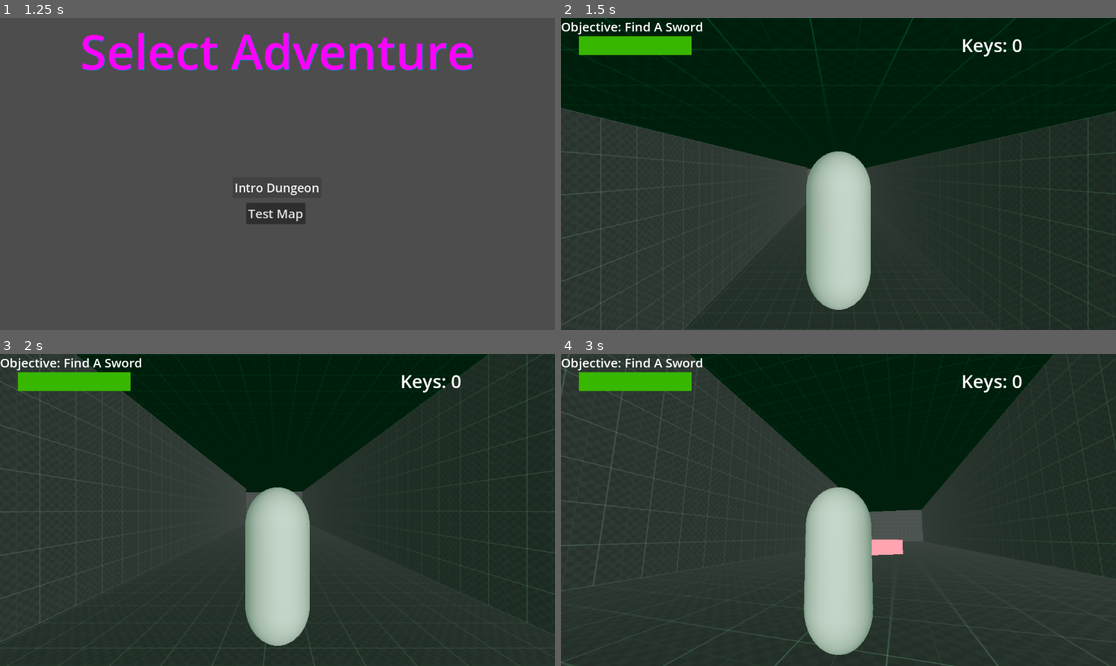
Above: before the commit, frames 1-4 (two rows, left to right).
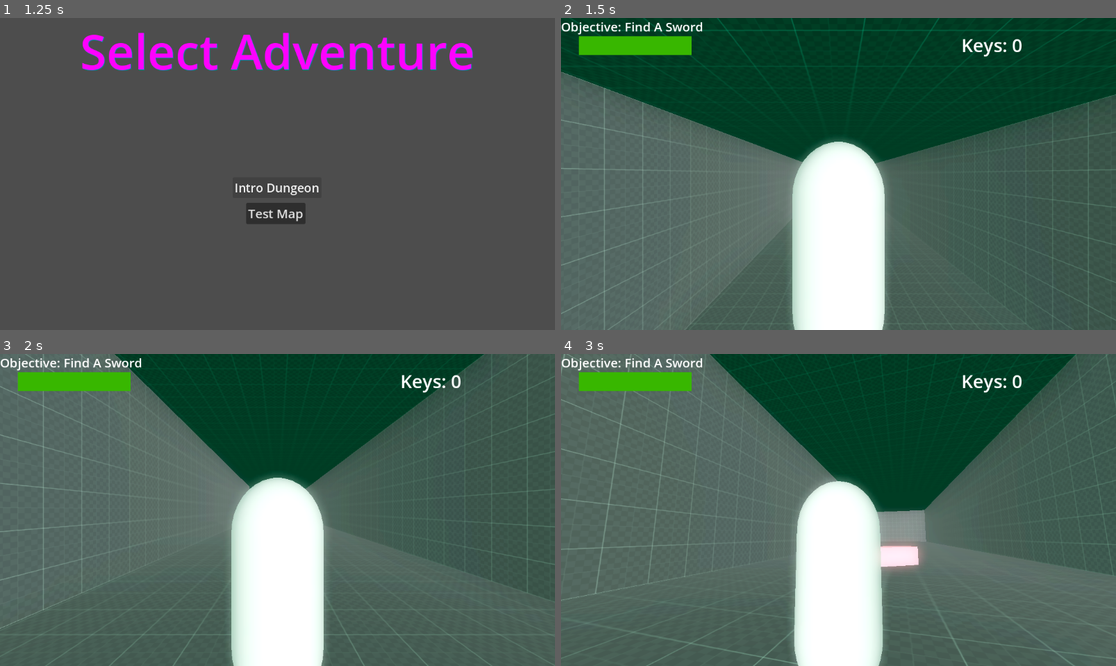
Above: after the commit, the same moments.

Repository: BogChampButAbetterDev/AST
Game: Godot game, scene res://Scenes/start_screen.tscn
The game is run twice, just before and just after one commit, with the same random seed, the same clock (stepped at 60 frames per second) and the same inputs.
Inputs (mouse positions are in pixels of both pictures, inside the frame that each line leads up to):
- Up to frame 1 (1.25 s): click "Start Adventure" at 0.5 s
- Up to frame 2 (1.5 s): click "Intro Dungeon" at 1.25 s
- Up to frame 3 (2 s): no input
- Up to frame 4 (3 s): tap Enter (ui_accept) at 2, 2.27 s; move the mouse to (866, 510) at 2.02 s; tap A (a) at 2.1 s; click (866, 510) at 2.17 s; tap D (d) at 2.3, 2.85 s; move the mouse to (810, 510) at 2.77 s; click (810, 510) at 2.92 s

Frame 1 is identical in both runs. In frame 2, 92% of the frame differs, in the area x 0-100%, y 0-100%; in frame 3, 96%; in frame 4, 96%.

Commit message:
lava

Diff:
--- a/Scenes/world.tscn
+++ b/Scenes/world.tscn
@@ -25,6 +25,7 @@
 	$\"Idle Music\".stop()
 	$additionalDoors/DoorAnimation.play(\"RESET\")
 	events.sword_collected.connect(change_text_for_signal)
+	events.respawn.connect(player_lava_event)
 
 func _on_suct_timer_timeout():
 	$CanvasLayer/Label2.hide()
@@ -47,11 +48,32 @@
 
 func _on_done_with_turrets_body_entered(body):
 	change_text('Objective: Look for a way out')
+
+func player_lava_event(): #resets player's pos after they fall into the lava
+	$Player.transform.origin = Vector3(13.511, 6.681, -2.91)
 "
 
 [sub_resource type="Environment" id="Environment_12d7s"]
 background_mode = 1
-background_color = Color(0, 0.709804, 0.388235, 1)
+background_color = Color(0, 0.701961, 0.482353, 1)
+reflected_light_source = 2
+tonemap_mode = 1
+ssao_power = 1.02453
+glow_enabled = true
+glow_normalized = true
+glow_intensity = 2.65
+glow_strength = 1.06
+glow_bloom = 0.19
+glow_blend_mode = 4
+glow_hdr_threshold = 2.73
+glow_hdr_scale = 3.98
+glow_hdr_luminance_cap = 256.0
+glow_map_strength = 1.0
+volumetric_fog_albedo = Color(1, 0.647059, 1, 1)
+volumetric_fog_emission_energy = 0.0
+adjustment_brightness = 2.27
+adjustment_contrast = 1.32
+adjustment_saturation = 1.47
 
 [sub_resource type="BoxShape3D" id="BoxShape3D_nvylj"]
 
@@ -141,6 +163,17 @@
 "RESET": SubResource("Animation_qdr88")
 }
 
+[sub_resource type="BoxMesh" id="BoxMesh_3o3p8"]
+
+[sub_resource type="StandardMaterial3D" id="StandardMaterial3D_lkjkk"]
+albedo_color = Color(2, 1.13725, 0.227451, 1)
+metallic = 1.0
+
+[sub_resource type="BoxShape3D" id="BoxShape3D_lg7pd"]
+
+[sub_resource type="BoxShape3D" id="BoxShape3D_lmnh2"]
+size = Vector3(28.1626, 1, 33.6303)
+
 [node name="World" type="Node3D"]
 script = SubResource("GDScript_dsvm7")
 
@@ -148,7 +181,7 @@
 environment = SubResource("Environment_12d7s")
 
 [node name="Player" parent="." instance=ExtResource("1_iqlxy")]
-transform = Transform3D(1, 0, 0, 0, 1, 0, 0, 0, 1, -0.508666, 7.27683, -0.00485456)
+transform = Transform3D(1, 0, 0, 0, 1, 0, 0, 0, 1, 0.128161, 6.68114, -1.09481)
 
 [node name="Idle Music" type="AudioStreamPlayer" parent="."]
 stream = ExtResource("4_3u553")
@@ -361,8 +394,28 @@
 
 [node name="KeyPickup" parent="pickups" instance=ExtResource("14_oyg6o")]
 
+[node name="Lava" type="Node3D" parent="."]
+transform = Transform3D(1.27335, 0, 0, 0, 1.27335, 0, 0, 0, 1.27335, 11.9857, 1.66359, -7.12975)
+
+[node name="StaticBody3D" type="StaticBody3D" parent="Lava"]
+transform = Transform3D(25.0397, 0, 0, 0, 1, 0, 0, 0, 35.4815, 7.98252, -1.13557, -14.8811)
+
+[node name="MeshInstance3D" type="MeshInstance3D" parent="Lava/StaticBody3D"]
+mesh = SubResource("BoxMesh_3o3p8")
+surface_material_override/0 = SubResource("StandardMaterial3D_lkjkk")
+
+[node name="CollisionShape3D" type="CollisionShape3D" parent="Lava/StaticBody3D"]
+shape = SubResource("BoxShape3D_lg7pd")
+
+[node name="Lavahitbox" type="Area3D" parent="Lava"]
+
+[node name="CollisionShape3D" type="CollisionShape3D" parent="Lava/Lavahitbox"]
+transform = Transform3D(1, 0, 0, 0, 1, 0, 0, 0, 1, 9.08385, -0.286308, -14.5419)
+shape = SubResource("BoxShape3D_lmnh2")
+
 [connection signal="body_entered" from="Turrets/turretTrigger" to="." method="_on_turret_trigger_body_entered"]
 [connection signal="body_entered" from="Turrets/turretTrigger2" to="." method="_on_turret_trigger_body_entered"]
 [connection signal="body_entered" from="Turrets/turretTrigger3" to="." method="_on_turret_trigger_body_entered"]
 [connection signal="body_entered" from="NeedSwordDoor/Area3D" to="NeedSwordDoor" method="_on_area_3d_body_entered"]
 [connection signal="body_entered" from="DoneWithTurrets" to="." method="_on_done_with_turrets_body_entered"]
+[connection signal="body_entered" from="Lava/Lavahitbox" to="Player" method="_on_lavahitbox_body_entered"]
--- a/Scripts/Player.gd
+++ b/Scripts/Player.gd
@@ -90,3 +90,9 @@
 func sword_collected():
 	can_use_sword = true
 	sword.show()
+
+func _on_lavahitbox_body_entered(body): #area in world scene
+	if body.is_in_group("Player"):
+		take_damage()
+		events.update_healthbar.emit()
+		events.emit_signal("respawn")
--- a/Scripts/event_bus.gd
+++ b/Scripts/event_bus.gd
@@ -16,3 +16,4 @@
 signal picked_up_key
 signal update_key_counter
 signal show_key_needed_text
+signal respawn #respawns after player falls into lava
Not shown: 1 places in Scenes/world.tscn that only renumber resources
